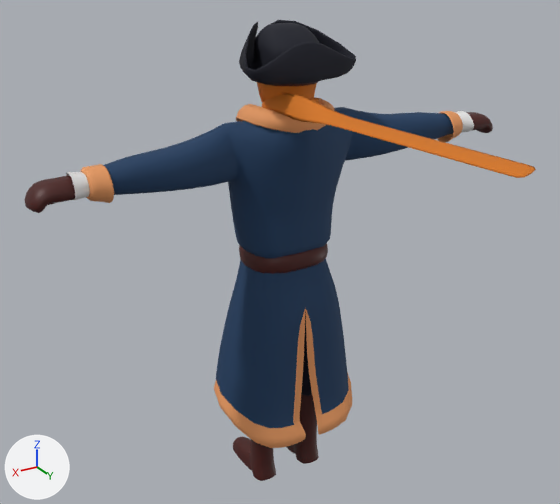
The glTF model Assets/Characters/main_character.glb, before and after one commit.
Before and after are seen from a 50 mm camera at (1.47, 2.48, 2.28) aimed at (0.16, 0.3, 1.19). The lights are fixed; the arrows at lower left show +X, +Y and +Z. Where no turn or scale is listed for an object, it has been applied to the vertices. Vertices at the same position are counted once.

Names of what the first picture shows: 'MC_mesh'.
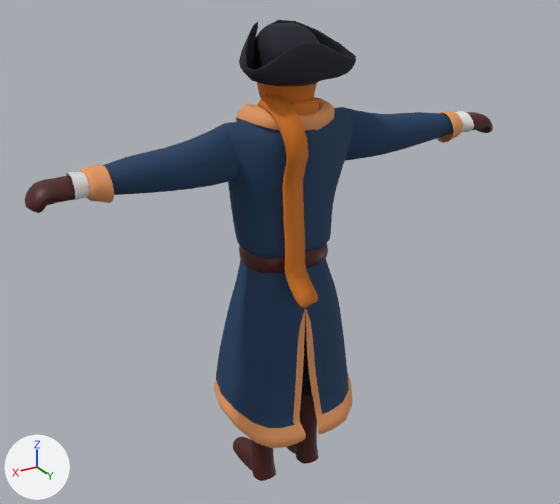
Edits to the bpy script that builds the scene:
```text
Change me_cube_047:
    used by ob_mc_mesh; location = (0.0, 0.0, 0.0)
    remove me_cube_047.from_pydata(...)  # 8432 vertices, 16244 faces; spans x -0.97..0.97, y -0.17..1.15, z 0.04..1.94
    add me_cube_047.from_pydata(...)  # 8310 vertices, 16000 faces; spans x -0.97..0.97, y -0.17..0.32, z 0.04..1.94
    me_cube_047 part 1: a new loose piece of 96 vertices spanning x -0.01..0.14, y 0.04..0.32, z 0.94..1.72, in mat_scarf_fabric (orange #d57617)
    me_cube_047 part 2
    218 vertices are removed from x -0.14..0.11, y 0.02..1.15, z 1.6..1.73
    448 faces are deleted
    1 vertex moves within x 0.11, y 0.13, z 1.66
    6 new faces join them, mat_scarf_fabric (orange #d57617)
    10 new faces join them, mat_brown_fabric (orange #e79a61)
```

Location of each change, (x1, y1, x2, y2) in pixels of the pictures (560 x 504 px):
'MC_mesh', reshaped (8% narrower): before (25, 20, 536, 481); after (25, 20, 493, 481)
part 1 of me_cube_047, added: after (257, 93, 318, 308)
part 2 of me_cube_047, cut back (orange): before (262, 93, 536, 178)
